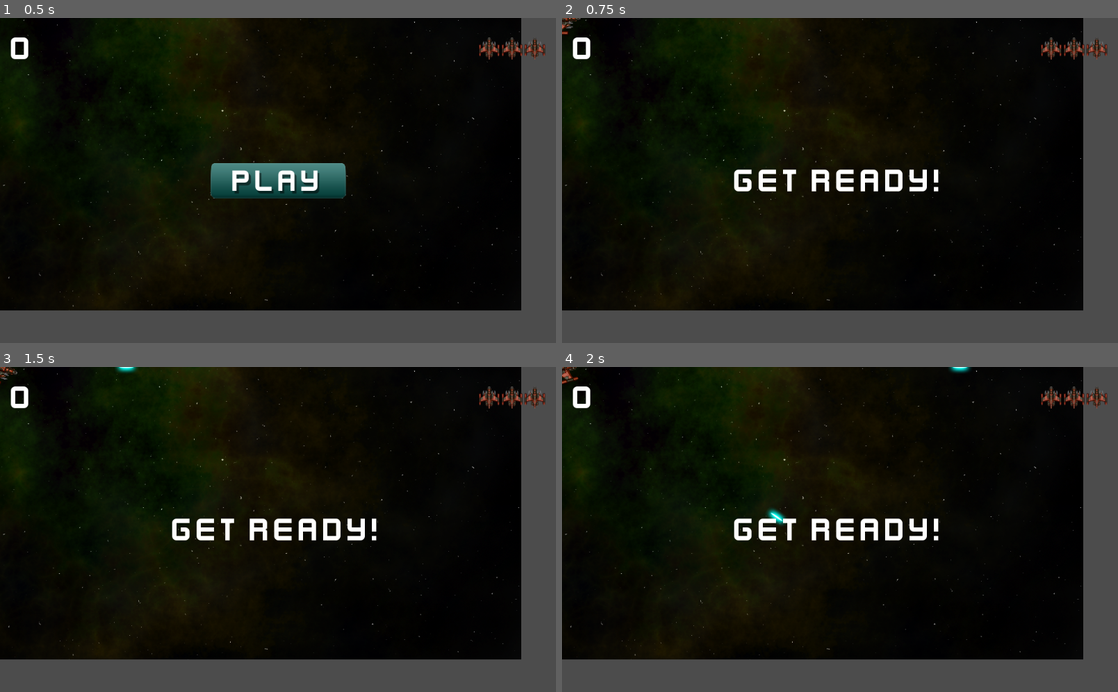
Above: before the commit, frames 1-4 (two rows, left to right).
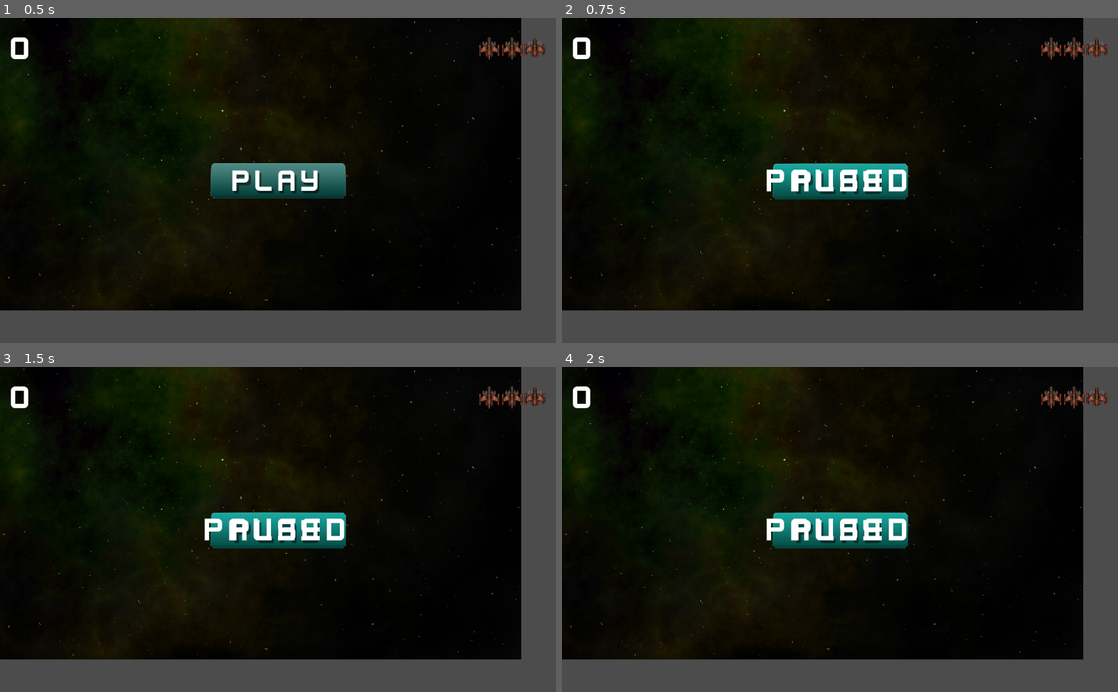
Above: after the commit, the same moments.

Repository: arch13b4ld/godot-game-engine-projects
Game: Godot game, scene res://data/Main.tscn
Same seed, same stepped clock (60 frames per second), same inputs: the game is played once before the commit and once after it.
Inputs (mouse positions are in pixels of both pictures, inside the frame that each line leads up to):
- Up to frame 1 (0.5 s): no input
- Up to frame 2 (0.75 s): click (840, 180) at 0.5 s
- Up to frame 3 (1.5 s): tap Enter at 1.25 s; hold Right (rotate_right) from 1.28 s (still down); hold Space (shoot) from 1.28 s (still down)
- Up to frame 4 (2 s): keep holding Right (rotate_right); keep holding Space (shoot)

Frame 1 is identical in both runs. In frame 2, 3.0% of the frame differs, in the area x 0-68%, y 0-56%; in frame 3, 3.0%; in frame 4, 3.1%, in the area x 0-74%, y 0-56%.

Commit message:
Added pause event to Main scene

Diff:
--- a/04-space-rocks/data/Main.gd
+++ b/04-space-rocks/data/Main.gd
@@ -64,6 +64,20 @@
 	bullet.start(position, direction)
 	add_child(bullet)
 
+func _input(event):
+	if event.is_action_pressed("pause"):
+		if not playing:
+			return
+
+	get_tree().paused = not get_tree().paused
+
+	if get_tree().paused:
+		$HUD/LabelMessage.text = "Paused"
+		$HUD/LabelMessage.show()
+	else:
+		$HUD/LabelMessage.text = ""
+		$HUD/LabelMessage.hide()
+
 func _process(delta):
 	if playing and $Rocks.get_child_count() == 0:
 		new_level()
--- a/04-space-rocks/data/Main.tscn
+++ b/04-space-rocks/data/Main.tscn
@@ -12,6 +12,7 @@
 }
 
 [node name="Main" type="Node"]
+pause_mode = 2
 script = ExtResource( 3 )
 Rock = ExtResource( 4 )
 
@@ -19,6 +20,7 @@
 texture = ExtResource( 2 )
 
 [node name="Player" parent="." instance=ExtResource( 1 )]
+pause_mode = 1
 
 [node name="PathRock" type="Path2D" parent="."]
 curve = SubResource( 1 )
@@ -28,8 +30,10 @@
 rotation = 1.5708
 
 [node name="Rocks" type="Node" parent="."]
+pause_mode = 1
 
 [node name="HUD" parent="." instance=ExtResource( 5 )]
+pause_mode = 1
 [connection signal="dead" from="Player" to="." method="game_over"]
 [connection signal="lives_changed" from="Player" to="HUD" method="update_lives"]
 [connection signal="shoot" from="Player" to="." method="_on_Player_shoot"]
--- a/04-space-rocks/project.godot
+++ b/04-space-rocks/project.godot
@@ -45,6 +45,11 @@
 , Object(InputEventMouseButton,"resource_local_to_scene":false,"resource_name":"","device":0,"alt":false,"shift":false, …(202 unchanged characters)…
  ]
 }
+pause={
+"deadzone": 0.5,
+"events": [ Object(InputEventKey,"resource_local_to_scene":false,"resource_name":"","device":0,"alt":false,"shift":false,"control":false,"meta":false,"command":false,"pressed":false,"scancode":16777217,"unicode":0,"echo":false,"script":null)
+ ]
+}
 
 [physics]
 
